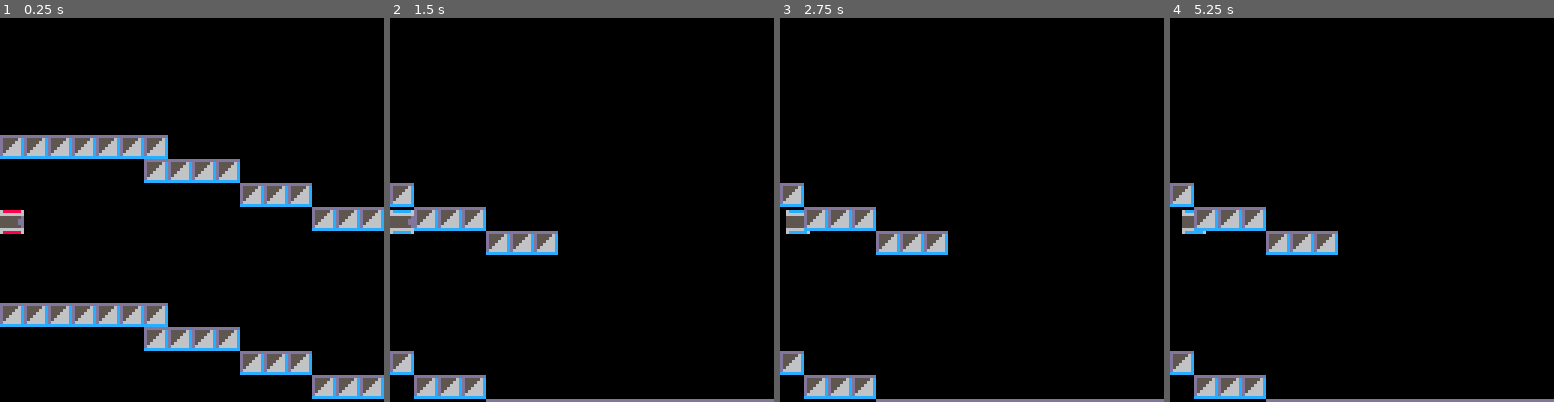
Above: before the commit, frames 1-4 (left to right).
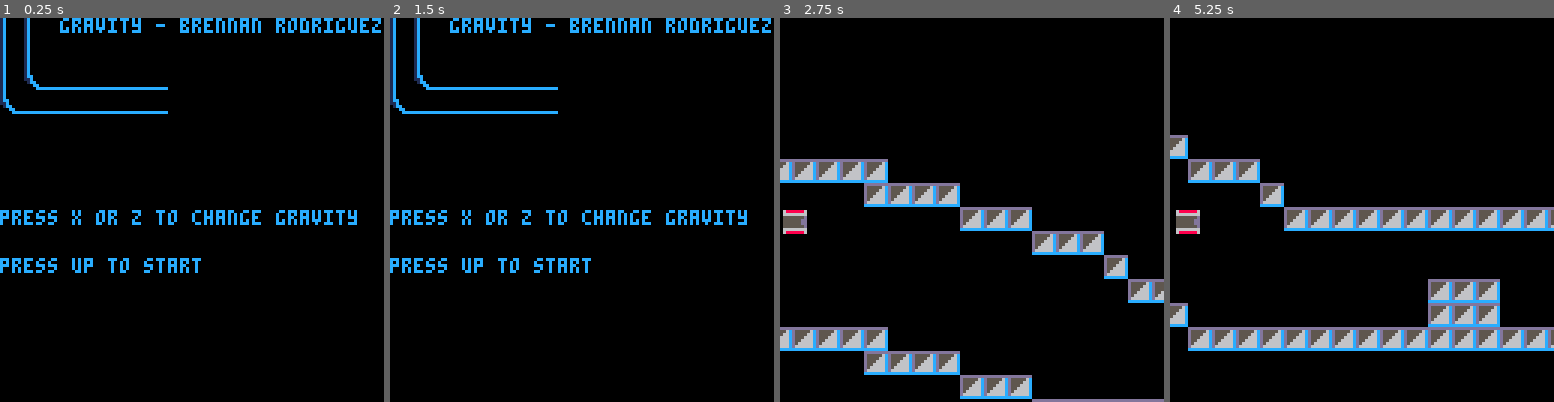
Above: after the commit, the same moments.

Repository: Kertic/picoProjects
Game: PICO-8 cartridge pico-8/gravity.p8
Same seed, same stepped clock (60 frames per second), same inputs: the game is played once before the commit and once after it.
Inputs:
- Up to frame 1 (0.25 s): no input
- Up to frame 2 (1.5 s): tap X (X key) at 0.33, 1.07 s; tap O (Z key) at 0.7 s
- Up to frame 3 (2.75 s): hold Right 1.6-2.1 s; tap O (Z key) at 1.7, 2.1, 2.5 s; tap X (X key) at 1.85 s; hold Up 2.15-2.42 s; hold Right from 2.47 s (still down)
- Up to frame 4 (5.25 s): tap O (Z key) every 0.4 s from 2.9 to 4.9 s; tap X (X key) at 2.97, 4.08, 5.2 s; release Right at 3.03 s; hold Left 3.08-3.58 s; hold Right 4.02-4.68 s; hold Up 4.73-5.03 s; hold Left from 5.08 s (still down)

The runs differ from the first frame. In frame 1, 18% of the frame differs, in the area x 0-100%, y 0-100%; in frame 2, 9.8%; in frame 3, 16%; in frame 4, 20%, in the area x 0-100%, y 30-100%.

Commit message:
cleared out old stuff and renamed gravman to gravity

Diff:
--- a/pico-8/clear.p8
+++ b/pico-8/clear.p8
@@ -1,3 +1,6 @@
 pico-8 cartridge // http://www.pico-8.com
 version 16
 __lua__
+function _init()
+cls()
+end
--- a/pico-8/grav.html.p8
+++ /dev/null
@@ -1,271 +0,0 @@
-pico-8 cartridge // http://www.pico-8.com
-version 16
-__lua__
---gravman
---brennan rodriguez
-objects = {} -- the objects in the world
-cam = {} -- variables to track the camera
-cam.x_offset = 0
-cam.y_offset = 0
-
-
-function make_object(name,sprite,x,y)
-
-obj = {}
-obj.name = name
-obj.spr = sprite
-obj.x = x
-obj.y = y
-add(objects,obj)
-
-return obj
-end
-
-function _init()
-make_object(player,1,0,0)
-
-end
-
-
-function _update()
-
-
-
-		if(btn(5)) then
-			moveplayer(2,0)
-			cam.x_offset += 2
-		end
-
-	 		if(btn(4)) then
-			moveplayer(-2,0)
-			cam.x_offset += -2
-		end
-
-
-			camera(cam.x_offset,cam.y_offset)
-end
-
-
-function render_object(obj)
-spr(obj.spr,obj.x,obj.y)
-
-end
-
-
-function _draw()
-cls()
-circfill(20,20,10,1)
-foreach(objects, render_object)
-end
-
-
-
--->8
---player functions
-function getplayer()
-playerfound = false
-	for i = 1, count(objects)
-	do
-		if(objects[i].name == player) then
-		playerfound = true
-		return objects[i]
-		end
-
-	end
-
-end
-
-function updateplayer(player)
-	playerindex = -1
-	for i = 1, count(objects)
-	do
-		if(objects[i].name == player) then
-		playerindex = i
-		end
-	end
-	if(playerindex != -1) then
-	tableplayer = objects(playerindex)
-	tableplayer = player
-	end
-
-end
-
-function moveplayer(x,y)
-	tempplayer = getplayer()
-if (x != 0)	tempplayer.x += x
-if (y != 0)	templlayer.y += y
-
-	if(x > 0 or x < 0) then
-		--animate forward movement
-		tempplayer.spr += 1
-		if (tempplayer.spr > 3) then
-			tempplayer.spr = 1
-		end
-	end
-
-updateplayer(tempplayer)
-end
--->8
---enviroment functions
-…(148 lines of a section not shown)…
-__map__
-0000000000000000000000000000000000000000000000000000000000000000000000000000000000000000000000000000000000000000000000000000000000000000000000000000000000000000000000000000000000000000000000000000000000000000000000000000000000000000000000000000000000000000
-0000000000000000000000000000000000000000000000000000000000000000000000000000000000000000000000000000000000000000000000000000000000000000000000000000000000000000000000000000000000000000000000000000000000000000000000000000000000000000000000000000000000000000
-0013131313131313131313130000000000000000000000000000000000000000000000000000000000000000000000000000000000000000000000000000000000000000000000000000000000000000000000000000000000000000000000000000000000000000000000000000000000000000000000000000000000000000
-0013131313131313131313130000000000000000000000000000000000000000000000000000000000000000000000000000000000000000000000000000000000000000000000000000000000000000000000000000000000000000000000000000000000000000000000000000000000000000000000000000000000000000
-0013131313131313131313130000000000000000000000000000000000000000000000000000000000000000000000000000000000000000000000000000000000000000000000000000000000000000000000000000000000000000000000000000000000000000000000000000000000000000000000000000000000000000
-0013131313131313131313000000000000000000000000000000000000000000000000000000000000000000000000000000000000000000000000000000000000000000000000000000000000000000000000000000000000000000000000000000000000000000000000000000000000000000000000000000000000000000
-0013131313131313131300000000000000000000000000000000000000000000000000000000000000000000000000000000000000000000000000000000000000000000000000000000000000000000000000000000000000000000000000000000000000000000000000000000000000000000000000000000000000000000
-…(6 lines of a section not shown)…
--- a/pico-8/gravman.p8
+++ b/pico-8/gravity.p8
@@ -8,7 +8,7 @@
 cam.x_offset = 0
 cam.y_offset = 201
 
-
+mode = 0--0 is menu, 1 is game, 2 is victory, 3 is crash
 function make_object(name,sprite,x,y)
 
 obj = {}
@@ -29,13 +29,31 @@
 playerobj.speed = 2
 
 end
-
+--resets the game
+function reset()
+cam.x_offset = 0
+cam.y_offset = 201
+tp = getplayer()
+tp.x = cam.x_offset
+tp.y = cam.y_offset + 64
+updateplayer(tp)
+end
 
 function _update()
 
 
 --player logic
-tp = getplayer()
+if(mode == 0) then
+
+	cam.x_offset = 0
+	cam.y_offset = 0
+	if(btnp(2))then
+		mode = 1
+		reset()
+	end
+end
+		tp = getplayer()
+	if(mode == 1) then
 
 	if(btnp(4) or btnp(5)) then
 		tp.gravity *= -1
@@ -56,10 +74,27 @@
 		moveplayer(getplayer().speed, 0)
 		cam.x_offset += getplayer().speed
 	else
-		local lineholder = 0--nothing yet
-	end
-
-	camera(cam.x_offset,cam.y_offset)
+		mode = 3
+	end
+	if(is_player_won()) then
+		mode = 2
+ 	end
+
+	end
+if(mode == 2)then
+	cam.x_offset = 0
+	cam.y_offset = 0
+
+end
+if(mode == 3) then
+	cam.x_offset = 0
+	cam.y_offset = 0
+	if(btnp(4) or btnp(5)) then
+		reset()
+		mode = 1
+	end
+end
+		camera(cam.x_offset,cam.y_offset)
 end
 
 
@@ -71,9 +106,28 @@
 
 function _draw()
 cls()
+if(mode == 0) then
+map(0,0,0,0,127,63)
+print("gravity - brennan rodriguez", 20,0,12)
+print("press x or z to change gravity", 0, 64, 12)
+print("press up to start", 0, 80, 12)
+end
+if(mode == 1)then
 circfill(20,20,10,1)
 foreach(objects, render_object)
 map(0,0,0,0,127,63)
+end
+
+if(mode == 2) then
+print("you did it!!",0,0,7)
+
+end
+if(mode == 3) then
+print("you died </3.",0,0,7)
+print("press z or x to retry",0,8,7)
+
+end
+
 end
 
 
@@ -175,6 +229,31 @@
 
 
 end
+
+function is_player_won()
+	local tp,pindex = getplayer()
+	local coldet = false
+	local sm = abs(tp.speed) / tp.speed --either a -1 or 1
+		for	i = 1, abs(tp.speed)
+			do
+			if((check_collision_tile_victory(tp.x,tp.y))--checks bottom left corner + gravity to see if it will collide
+			or
+			(check_collision_tile_victory(tp.x,tp.y - 8))--top left
+			or
+			(check_collision_tile_victory(tp.x + 8 ,tp.y))--bottom right
+			or
+			(check_collision_tile_victory(tp.x + 8,tp.y - 8)))--top right
+			then coldet = true
+			end
+		end
+		if(coldet) then
+			return true
+		else
+			return false
+		end
+
+
+end
 -->8
 --enviroment functions
 --gets a tile from a position x,y
@@ -216,6 +295,15 @@
 	end
 end
 
+function check_collision_tile_victory(x,y)
+local xcell, ycell = get_tile(x,y)
+	if(mget(xcell, ycell) == 48) then
+		return true
+	else
+		return false
+	end
+end
+
 
 
 -->8
@@ -449,21 +537,18 @@
 
 
 
+…(4 lines of a section not shown)…
 __map__
-2020202020202020200000000000000000000000000000000000000000000000000000000000000000000000000000000000000000000000000000000000000000000000000000000000000000000000000000000000000000000000000000000000000000000000000000000000000000000000000000000000000000000000
-0000000000000000202020200000000000000000000000000000000000000000000000000000000000000000000000000000000000000000000000000000000000000000000000000000000000000000000000000000000000000000000000000000000000000000000000000000000000000000000000000000000000000000
-0000000000000000000000002020200000000000000000000000000000000000000000000000000000000000000000000000000000000000000000000000000000000000000000000000000000000000000000000000000000000000000000000000000000000000000000000000000000000000000000000000000000000000
-0000000000000000000000000000002020200000000000000000000000000000000000000000000000000000000000000000000000000000000000000000000000000000000000000000000000000000000000000000000000000000000000000000000000000000000000000000000000000000000000000000000000000000
-0000000000000000000000000000000000000000000000000000000000000000000000000000000000000000000000000000000000000000000000000000000000000000000000000000000000000000000000000000000000000000000000000000000000000000000000000000000000000000000000000000000000000000
-0000000000000000000000000000000000000000000000000000000000000000000000000000000000000000000000000000000000000000000000000000000000000000000000000000000000000000000000000000000000000000000000000000000000000000000000000000000000000000000000000000000000000000
-0000000000000000000000000000000000000000000000000000000000000000000000000000000000000000000000000000000000000000000000000000000000000000000000000000000000000000000000000000000000000000000000000000000000000000000000000000000000000000000000000000000000000000
-2020202020202020200000000000000000000000000000000000000000000000000000000000000000000000000000000000000000000000000000000000000000000000000000000000000000000000000000000000000000000000000000000000000000000000000000000000000000000000000000000000000000000000
-0000000000000000202020200000000000000000000000000000000000000000000000000000000000000000000000000000000000000000000000000000000000000000000000000000000000000000000000000000000000000000000000000000000000000000000000000000000000000000000000000000000000000000
-0000000000000000000000002020200000000000000000000000000000000000000000000000000000000000000000000000000000000000000000000000000000000000000000000000000000000000000000000000000000000000000000000000000000000000000000000000000000000000000000000000000000000000
-0000000000000000000000000000002020202020202020202020202020202020202020202020202020202020202020202020202020202020202020202020202020202020202020202020202020202020202020202020202020202020202020202020202020202020202020202020202020202020202020202020202020202020
-…(6 lines of a section not shown)…
+0707000000000000000000000000000000000000000000000000000000000000000000000000000000000000000000000000000000000000000000000000000000000000000000000000000000000000000000000000000000000000000000000000000000000000000000000000000000000000000000000000000000000000
+0707000000000000000000000000000000000000000000000000000000000000000000000000000000000000000000000000000000000000000000000000000000000000000000000000000000000000000000000000000000000000000000000000000000000000000000000000000000000000000000000000000000000000
+0717181818181800000000000000000000000000000000000000000000000000000000000000000000000000000000000000000000000000000000000000000000000000000000000000000000000000000000000000000000000000000000000000000000000000000000000000000000000000000000000000000000000000
+1718181818181800000000000000000000000000000000000000000000000000000000000000000000000000000000000000000000000000000000000000000000000000000000000000000000000000000000000000000000000000000000000000000000000000000000000000000000000000000000000000000000000000
+…(6 lines of a section not shown)…
Not shown, changed: 147 lines of the sprite sheet (__gfx__) section of pico-8/grav.html.p8
Not shown, changed: the thumbnail (__label__) section of pico-8/grav.html.p8
Not shown, changed: the music (__music__) section of pico-8/grav.html.p8
Not shown, changed: the sound effects (__sfx__) section of pico-8/grav.html.p8
Not shown, changed: 42 lines of the sprite sheet (__gfx__) section of pico-8/gravity.p8
Not shown, changed: the thumbnail (__label__) section of pico-8/gravity.p8
